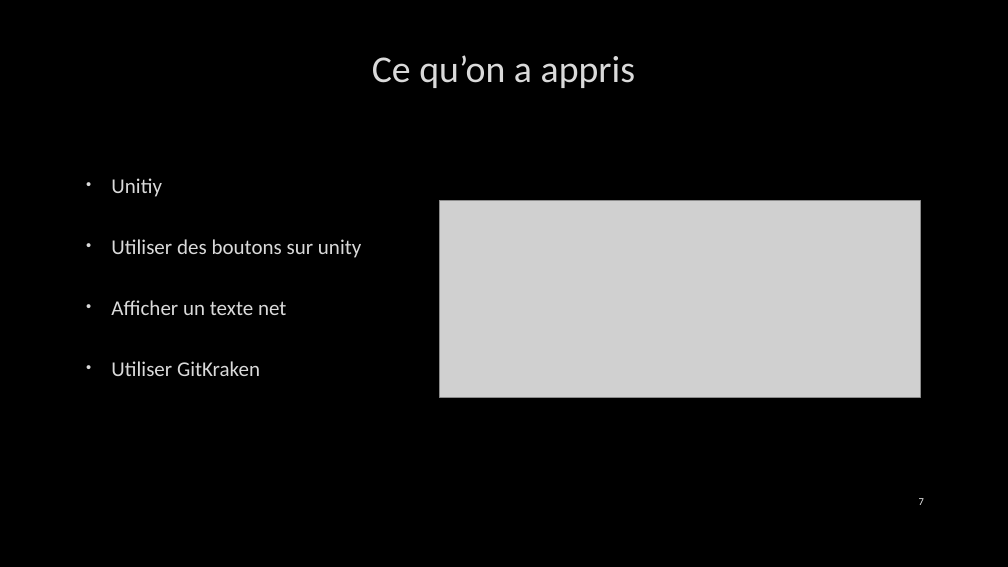
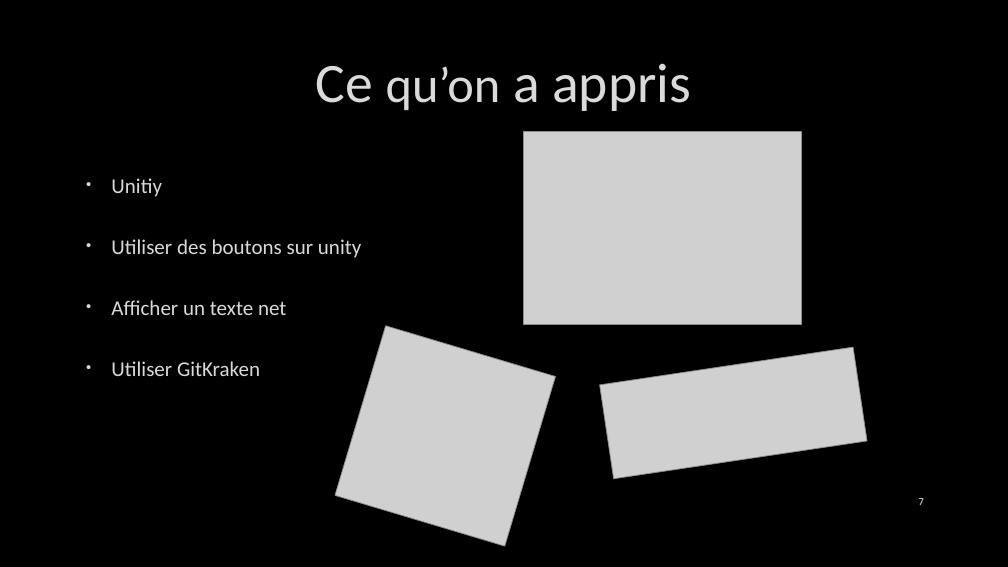
Before and after one commit to DavidVRLS/Git_EscapeJail, a slide deck: slide 7 of EscapeJail.pptx. Drawn at 1008x567 pixels with LibreOffice and Linux fonts; fonts in the diff are those of the drawing; grey boxes stand for pictures; background and template pictures are left out. Boxes give left, top, right and bottom in pixels: in the first picture for what was removed or moved away, otherwise in the second. Text is boxed around its words. In the diff, an @@ line names an element or a change of style, - is before the commit and + after.

```diff
--- a/EscapeJail.pptx
+++ b/EscapeJail.pptx
@@ title "Ce qu’on a appris": place and size @@
-title "Ce qu’on a appris" at (372,55,635,88)
+title "Ce qu’on a appris" at (316,63,691,111)
@@ title "Ce qu’on a appris" at (316,63,691,111): size 36 to 53 pt in "Ce a appris"; size 36 to 48 pt in "qu’on" @@
@@ picture added at (524,132,802,324) @@
@@ picture removed at (440,200,920,397) @@
@@ picture added at (335,326,555,546) @@
@@ picture added at (600,348,868,480) @@
```
Also in this commit, not shown: 7 other slides changed, 2 slides added, 1 slide removed.
